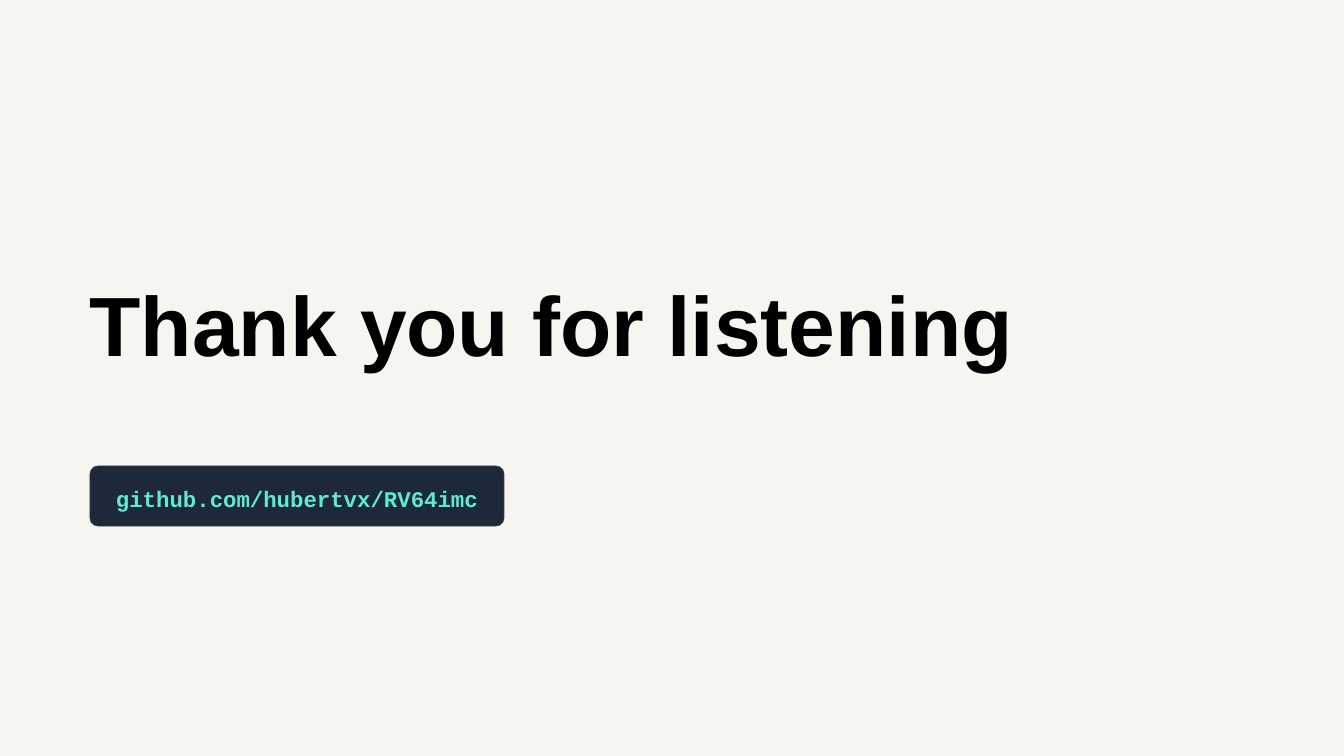
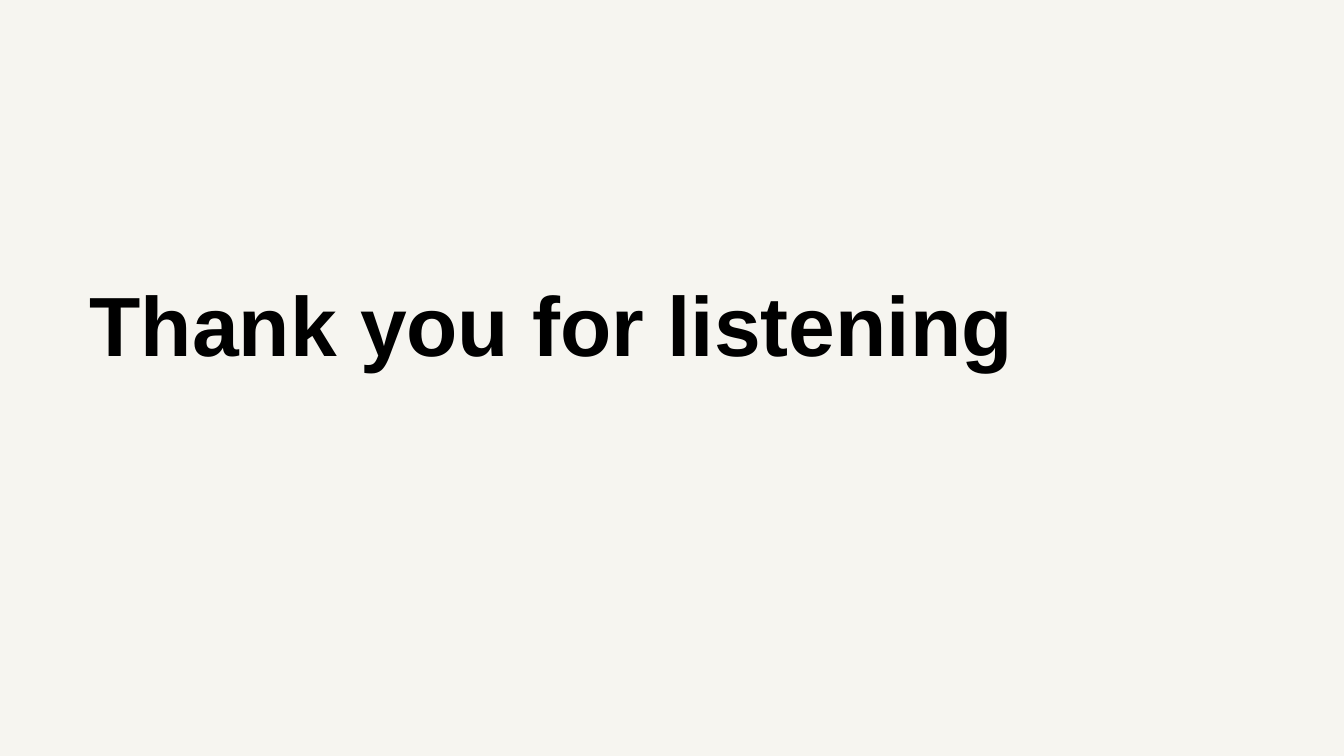
Before and after one commit to hubertvx/RV64imc, a slide deck: slide 8 of docs/115165427_武文山.pptx (slide 9 before the commit). Drawn at 1344x756 pixels with LibreOffice and Linux fonts; fonts in the diff are those of the drawing. Boxes give left, top, right and bottom in pixels: in the first picture for what was removed or moved away, otherwise in the second. Text is boxed around its words. In the diff, an @@ line names an element or a change of style, - is before the commit and + after.

```diff
--- a/docs/115165427_武文山.pptx
+++ b/docs/115165427_武文山.pptx
@@ rounded rectangle removed at (90,466,504,526) @@
-github.com/hubertvx/RV64imc
```
Also in this commit, not shown: 3 other slides changed, 4 slides added, 5 slides removed.
